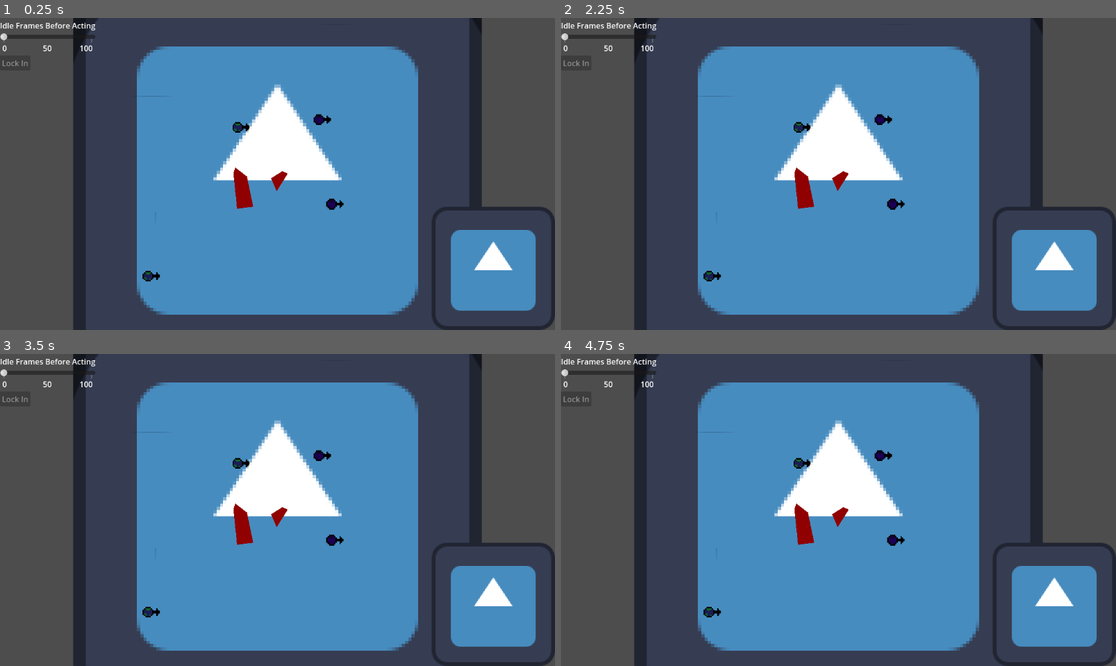
Above: before the commit, frames 1-4 (two rows, left to right).
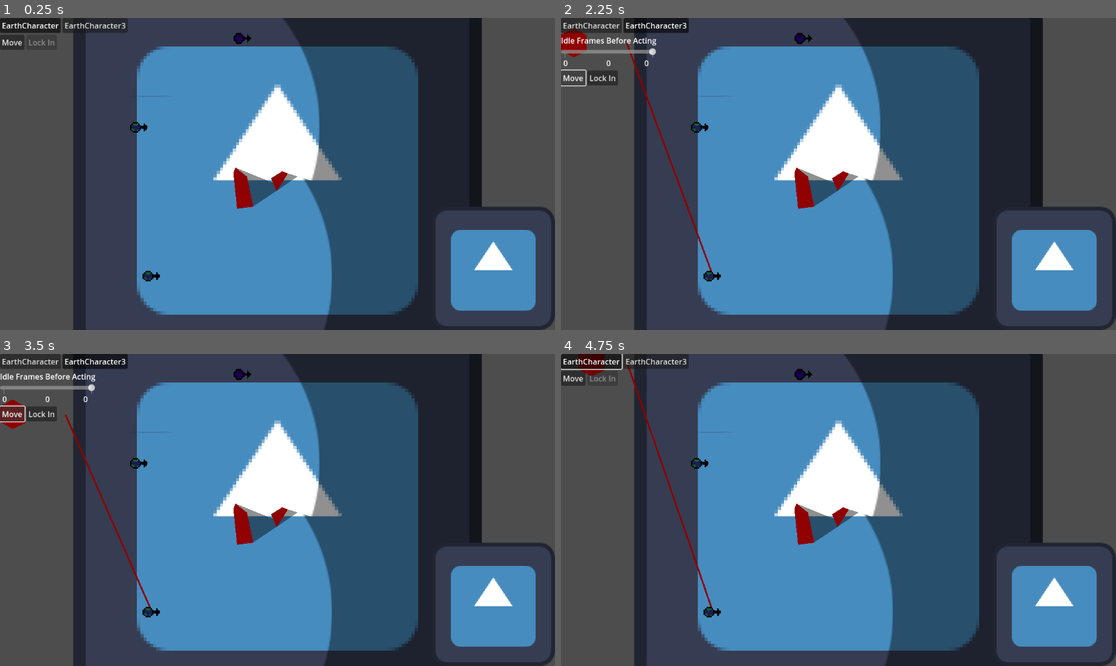
Above: after the commit, the same moments.

Repository: karpada2/space_moba
Game: Godot game, scene res://GameRoots/TestingRoot.tscn
Same seed, same stepped clock (60 frames per second), same inputs: the game is played once before the commit and once after it. The project has no main scene, so this scene is started directly. The engine's default icon, where the game draws it, is replaced by a stand-in: a white triangle on a blue panel in a dark square.
Inputs (mouse positions are in pixels of both pictures, inside the frame that each line leads up to):
- Up to frame 1 (0.25 s): no input
- Up to frame 2 (2.25 s): click (588, 24) at 0.5 s, where only the run after the commit has a clickable "EarthCharacter"; click (655, 24) at 1.25 s, where only the run after the commit has a clickable "EarthCharacter3"; click (572, 42) at 2 s, where only the run after the commit has a clickable "Move"
- Up to frame 3 (3.5 s): click (11, 413) at 2.75 s, where only the run after the commit has a clickable "Move"
- Up to frame 4 (4.75 s): click (605, 413) at 3.5 s, where only the run after the commit has a clickable "Lock In"; click (588, 360) at 4.25 s, where only the run after the commit has a clickable "EarthCharacter"

The runs differ from the first frame. In frame 1, 27% of the frame differs, in the area x 0-85%, y 0-100%; in frame 2, 28%; in frame 3, 28%; in frame 4, 27%.

Commit message:
it all work now, dont know why and won't ask why

Diff:
--- a/Entities/Characters/CharacterBase.gd
+++ b/Entities/Characters/CharacterBase.gd
@@ -110,9 +110,12 @@
 		navigation_path[i] = to_local(navigation_path[i])
 		move_path_visualizer.add_point(navigation_path[i])
 
+func enable() -> void:
+	show()
+	detection_area.enable()
+
 func reveal() -> void:
 	show()
-	detection_area.enable()
 
 func unreveal() -> void:
 	self.hide()
--- a/Entities/Components/DetectionAreaComponent.gd
+++ b/Entities/Components/DetectionAreaComponent.gd
@@ -1,4 +1,3 @@
-
 extends PointLight2D
 class_name DetectionAreaComponent
 
@@ -18,7 +17,7 @@
 
 var working: bool = true
 
-func _process(_delta: float) -> void:
+func _physics_process(_delta: float) -> void:
 	vision_cone_2d.max_distance = (diameter/2.0)
 	texture_scale = diameter/256.0
 	vision_cone_2d.recalculate_vision()
@@ -27,7 +26,6 @@
 	working = true
 	self.enabled = true
 	vision_cone_area.monitoring = true
-	vision_cone_2d.recalculate_vision(true)
 
 func disable() -> void:
 	working = false
@@ -37,9 +35,7 @@
 func get_visible_enemies() -> Array[CharacterBase]:
 	var visible_enemies: Array[CharacterBase] = []
 	if working:
-		vision_cone_2d.recalculate_vision(true)
 		for node: Node2D in vision_cone_area.get_overlapping_bodies():
-			print(node.name)
 			if node is CharacterBase:
 				if (node.my_team == Enums.Team.EVIL and my_team == Enums.Team.GOOD) or (node.my_team == Enums.Team.GOOD and my_team == Enums.Team.EVIL) or (node.my_team == Enums.Team.NONE):
 					visible_enemies.append(node)
--- a/Entities/Components/DetectionAreaComponent.tscn
+++ b/Entities/Components/DetectionAreaComponent.tscn
@@ -20,7 +20,7 @@
 
 [node name="VisionConeArea" type="Area2D" parent="VisionCone2D"]
 collision_layer = 0
-collision_mask = 2
+collision_mask = 4294967295
 monitorable = false
 
 [node name="VisionConeCollider" type="CollisionPolygon2D" parent="VisionCone2D/VisionConeArea"]
--- a/GameRoots/GameRoot.gd
+++ b/GameRoots/GameRoot.gd
@@ -23,12 +23,18 @@
 func reveal_as_needed(team: Enums.Team) -> void:
 	var all_characters: Array[CharacterBase] = get_all_characters()
 
+	var visible_characters: Array[CharacterBase] = get_all_visible_characters(team)
+
 	for character: CharacterBase in all_characters:
-		character.unreveal()
+		if character in visible_characters:
+			character.reveal()
+		else:
+			character.unreveal()
 
-	for character: CharacterBase in get_characters_in_team(team):
-		character.reveal()
-		character.reveal_visible_enemies()
+func enable_team(team: Enums.Team) -> void:
+	var team_characters: Array[CharacterBase] = get_characters_in_team(team)
+	for character: CharacterBase in team_characters:
+		character.enable()
 
 @abstract
 func get_all_characters() -> Array[CharacterBase]
--- a/GameRoots/TestingRoot.gd
+++ b/GameRoots/TestingRoot.gd
@@ -16,27 +16,24 @@
 	TurnChoosingManager.action_choosing_character_switchers_container = action_choosing_character_switchers_container
 
 	TurnChoosingManager.choosing_start.connect(action_choosing_started)
+	TurnChoosingManager.choosing_advance.connect(reveal_as_needed)
 	TurnChoosingManager.choosing_end.connect(action_choosing_ended)
 
 	TurnResolutionManager.resolution_started.connect(resolution_started)
 	TurnResolutionManager.resolution_advance.connect(resolution_advance)
 	TurnResolutionManager.resolution_ended.connect(resolution_ended)
 
-var has_started: bool = false
-
-func _process(_delta: float) -> void:
-	if Input.is_action_just_pressed("ui_accept") and !has_started:
-		print("haha!")
-		advance_turn_phase()
-		has_started = true
+	advance_turn_phase()
 
 func action_choosing_started(team: Enums.Team) -> void:
+	enable_team(team)
 	reveal_as_needed(team)
 
 func action_choosing_ended(_team: Enums.Team) -> void:
 	advance_turn_phase()
 
 func resolution_started(team: Enums.Team) -> void:
+	enable_team(team)
 	reveal_as_needed(team)
 
 func resolution_advance(team: Enums.Team, _frame_count: int) -> void:
--- a/GameRoots/TestingRoot.tscn
+++ b/GameRoots/TestingRoot.tscn
@@ -60,12 +60,12 @@
 layout_mode = 2
 
 [node name="EarthCharacter" parent="." groups=["VisibleEntities"] instance=ExtResource("4_so4lt")]
-position = Vector2(-218, -285)
+position = Vector2(-842, -285)
 my_team = 1
 
 [node name="EarthCharacter2" parent="." groups=["VisibleEntities"] instance=ExtResource("4_so4lt")]
 modulate = Color(1, 0, 1, 1)
-position = Vector2(277, -332)
+position = Vector2(-211, -828)
 my_team = 2
 
 [node name="EarthCharacter3" parent="." groups=["VisibleEntities"] instance=ExtResource("4_so4lt")]
@@ -74,7 +74,7 @@
 
 [node name="EarthCharacter4" parent="." groups=["VisibleEntities"] instance=ExtResource("4_so4lt")]
 modulate = Color(1, 0, 1, 1)
-position = Vector2(354, 184)
+position = Vector2(882, 184)
 my_team = 2
 
 [node name="NavigationRegion2D" type="NavigationRegion2D" parent="."]
--- a/Turns/TurnChoosingManager.gd
+++ b/Turns/TurnChoosingManager.gd
@@ -1,6 +1,7 @@
 extends Node
 
 signal choosing_start(choosing_team: Enums.Team)
+signal choosing_advance(choosing_team: Enums.Team)
 signal choosing_end(choosing_team: Enums.Team)
 
 var has_chosen: Dictionary[CharacterBase, bool]
@@ -18,6 +19,7 @@
 func _physics_process(_delta: float) -> void:
 	if is_choosing_now():
 		action_choosing_interface.last_character.action_choosing_advance()
+		choosing_advance.emit(current_choosing_team)
 
 func create_action_chooser_character_switcher_button_group() -> ButtonGroup:
 	var temp: ButtonGroup = ButtonGroup.new()
